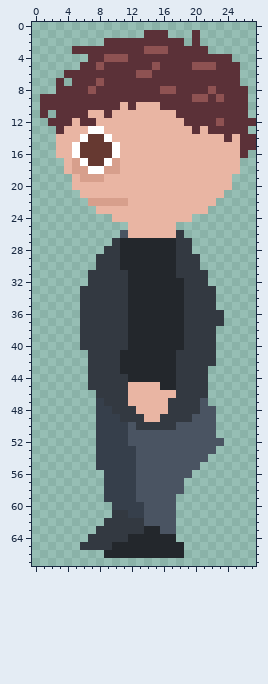
Sprite sheet: assets/sprites/zywiec/walk/zywiecL1.png. The first picture shows the starting point.
The file is 28x68 pixels. Colours within 5 levels of each other are drawn and written as one.
After the commit:
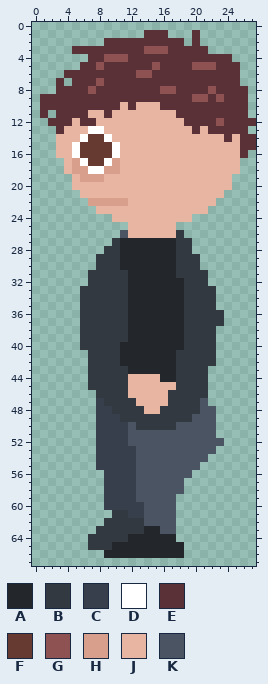
Palette (. is transparent): A #23272c  B #333941  C #363f4b  D #ffffff  E #5b3138  F #663931  G #8e5252  H #d79f8c  J #e9b5a3  K #4a5462
Edits made:
y 40: x 11 B -> A
y 43: x 11 A -> B
y 44: x 12..15 AAAA -> JJJJ
y 45: x 16..17 AA -> JJ
y 46: x 17 J -> B
y 47: x 12 J -> B
y 48: x 13 J -> B; x 16 J -> B
y 49: x 14..15 JJ -> BB
y 60: x 9 . -> C
y 65: x 6 B -> .
Where, in picture pixels (left, top, right, bottom), the same in both pictures:
changed: (120, 342, 176, 422)
changed: (80, 502, 112, 550)
